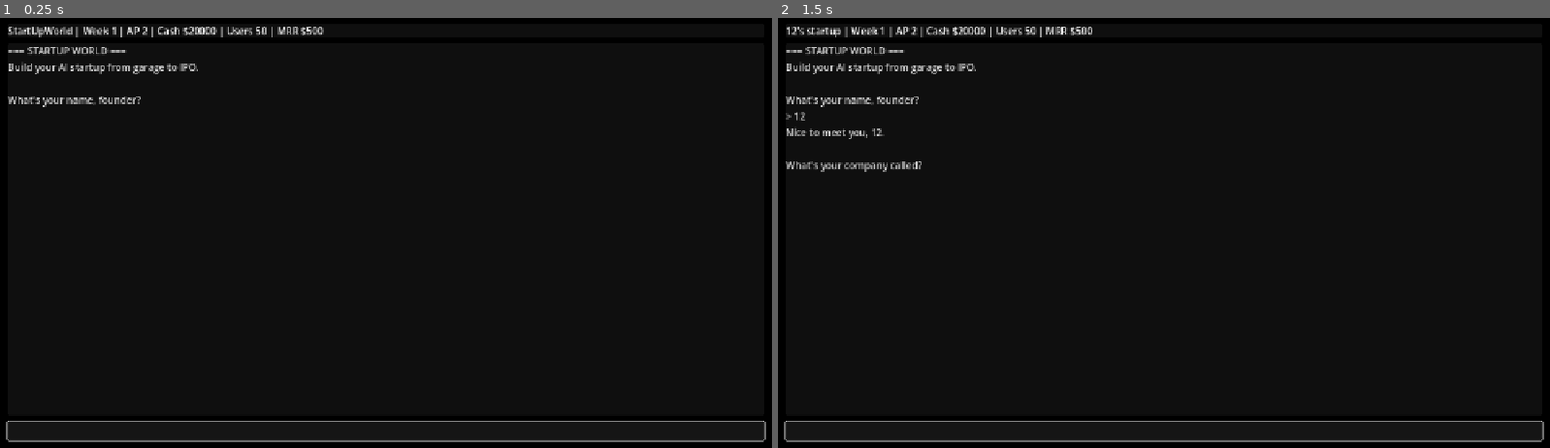
Above: before the commit, frames 1-2 (left to right).
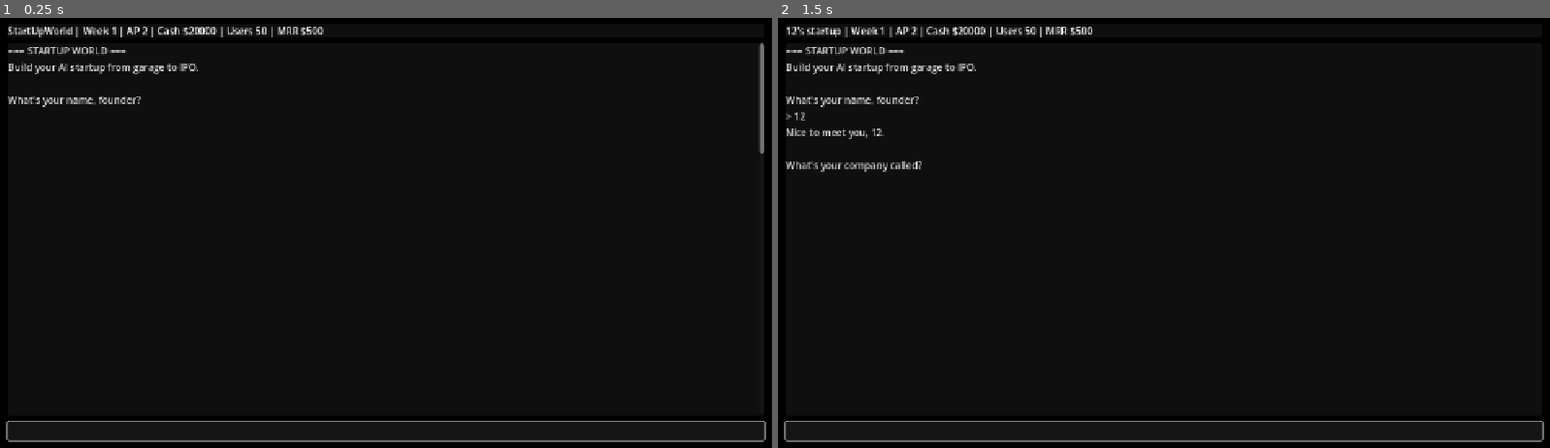
Above: after the commit, the same moments.

Repository: jmslerner/StartUpWorld
Game: Godot game, scene res://scenes/main.tscn
Same seed, same stepped clock (60 frames per second), same inputs: the game is played once before the commit and once after it.
Inputs (mouse positions are in pixels of both pictures, inside the frame that each line leads up to):
- Up to frame 1 (0.25 s): no input
- Up to frame 2 (1.5 s): click (1164, 430) at 0.52 s; type "12" at 0.6 s; tap Enter at 1.25 s

The runs differ from the first frame. In frame 1, 0.2% of the frame differs, in the area x 98-99%, y 5-32%; in frame 2, nothing differs.
Error before the commit: Invalid assignment of property or key 'border_width_all' with value of type 'int' on a base object of type 'StyleBoxFlat'. (res://scripts/Terminal.gd:57)
Error after the commit: Invalid assignment of property or key 'border_width_all' with value of type 'int' on a base object of type 'StyleBoxFlat'. (res://scripts/Terminal.gd:58)

Commit message:
Restore scrollable log on web

Diff:
--- a/scenes/Terminal.tscn
+++ b/scenes/Terminal.tscn
@@ -32,9 +32,13 @@
 size_flags_horizontal = 3
 size_flags_vertical = 3
 
-[node name="Log" type="Label" parent="Layout/LogPanel"]
+[node name="Scroll" type="ScrollContainer" parent="Layout/LogPanel"]
 size_flags_horizontal = 3
 size_flags_vertical = 3
+
+[node name="Log" type="Label" parent="Layout/LogPanel/Scroll"]
+size_flags_horizontal = 3
+size_flags_vertical = 0
 autowrap_mode = 3
 text = ""
 
--- a/scripts/Terminal.gd
+++ b/scripts/Terminal.gd
@@ -4,7 +4,8 @@
 @onready var status_panel: PanelContainer = $Layout/StatusPanel
 @onready var status_label: Label = $Layout/StatusPanel/Status
 @onready var log_panel: PanelContainer = $Layout/LogPanel
-@onready var log: Label = $Layout/LogPanel/Log
+@onready var log_scroll: ScrollContainer = $Layout/LogPanel/Scroll
+@onready var log: Label = $Layout/LogPanel/Scroll/Log
 @onready var input_panel: PanelContainer = $Layout/InputPanel
 @onready var input: LineEdit = $Layout/InputPanel/Input
 @onready var pause_menu: Control = $PauseMenu
@@ -130,13 +131,22 @@
 
 func _write_prompt(text: String) -> void:
 	log.text += text + "\n"
+	_update_log_size()
 
 func _write_user(text: String) -> void:
 	log.text += text + "\n"
+	_update_log_size()
 
 func _scroll_to_bottom() -> void:
-	# No-op: Label has no scroll, but keep function for call sites.
-	return
+	# Defer until layout updates so the scrollbar max is correct.
+	await get_tree().process_frame
+	var bar := log_scroll.get_v_scroll_bar()
+	if is_instance_valid(bar):
+		log_scroll.scroll_vertical = int(bar.max_value)
+
+func _update_log_size() -> void:
+	# Ensure the label grows to fit content so the ScrollContainer can scroll.
+	log.custom_minimum_size = log.get_minimum_size()
 
 func _sync_pause_ui(force: bool) -> void:
 	var should_show := GameState.paused
Not shown, changed: web/index.html
Not shown, changed: web/index.pck
